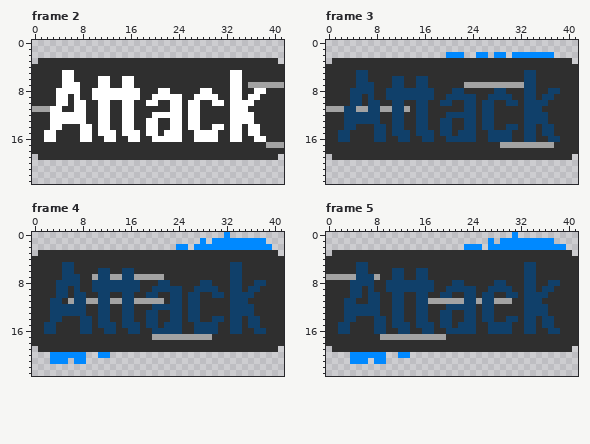
Pixel-art file, stored at Assets/Sprites/Renders/battle_gui_attack.aseprite. Above, as it was before the edit.
42x24 pixels, 8 frames. Shown: frame 2, frame 3, frame 4, frame 5. The commit also changed other frames, which this record leaves out.
And afterwards:
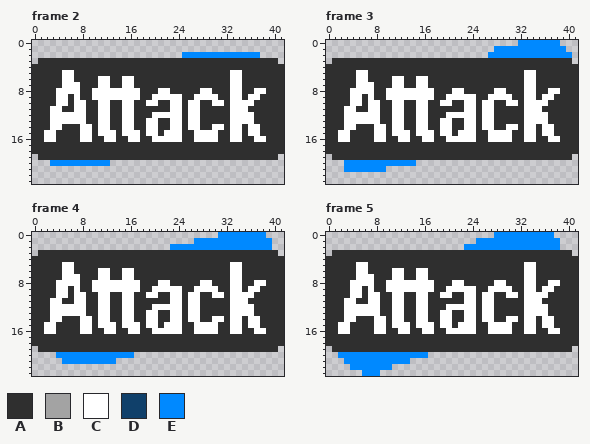
Palette (. is transparent): A #2f2f2f  B #a3a3a3  C #ffffff  D #10406a  E #0089ff
What changed:
Changed rows in their new state; - is an unchanged pixel.
Frame 2, layers "Panel_black", "Panel_blue":
first column x 25:
 2 EEEEEEEEEEEEE
first column x 36:
 7 AAAAAA
first column x 0:
11 AAA
first column x 3:
17 ------------------------------------AAA
20 EEEEEEEEEE-----------------------------
Frame 3, layers "Text", "Panel_black", "Panel_blue":
first column x 0:
 0 --------------------------------EEEEEEE--
 1 ----------------------------EEEEEEEEEEEE-
 2 --------------------...--..E--E-------EEE
 5 -----CC--------------------------CC------
 6 -----CC----CC--CC----------------CC------
 7 -----CCC---CC--CC------AAAAAAAAAACC------
 8 ----CCCC--CCCCCCCC---CC-----CC---CC--CC--
 9 ----CC-C--CCCCCCCC--CCCCC--CCCC--CC-CC---
10 ----CC-CC--CC--CC--CC--CC-CC--CC-CCCC----
11 AAACCAACCAACCA-CC------CC-CC-----CCC-----
12 ---CCCCCC--CC--CC---CCCCC-CC-----CCCC----
13 ---CCCCCC--CC--CC--CC--CC-CC-----CCCC----
14 ---CC---CC-CC--CC--CC--CC-CC--CC-CC-CC---
15 --CC----CC-CCC-CCC-CC-CCC--CCCC--CC-CC---
16 --CC----CC--CC--CC--CCCCC--CCCC--CC--CC--
17 -----------------------------AAAAAAAAA---
20 ---EEEEEEEEEEEE--------------------------
21 ---EEEEEEE-------------------------------
Frame 4, layers "Text", "Panel_black", "Panel_blue":
first column x 2:
 0 -----------------------------E-EEEEEE-
 1 -------------------------E-E---------E
 2 ---------------------E--E-------------
 5 ---CC--------------------------CC-----
 6 ---CC----CC--CC----------------CC-----
 7 ---CCC--ACCAACCAAAAA-----------CC-----
 8 --CCCC--CCCCCCCC---CC-----CC---CC--CC-
 9 --CC-C--CCCCCCCC--CCCCC--CCCC--CC-CC--
10 --CC-CC--CC--CC--CC--CC-CC--CC-CCCC---
11 -CC-ACCAACCAACCAAAAA-CC-CC-----CCC----
12 -CCCCCC--CC--CC---CCCCC-CC-----CCCC---
13 -CCCCCC--CC--CC--CC--CC-CC-----CCCC---
14 -CC---CC-CC--CC--CC--CC-CC--CC-CC-CC--
15 CC----CC-CCC-CCC-CC-CCC--CCCC--CC-CC--
16 CC----CC--CC--CC--CCCCC--CCCC--CC--CC-
17 ------------------AAAAAAAAAA----------
20 -.-----EE--EEEE-----------------------
21 -..-E--EEEEE--------------------------
Frame 5, layers "Text", "Panel_black", "Panel_blue":
first column x 0:
 0 ----------------------------EEE-EEEEEE--
 1 -------------------------EE-E---------E-
 2 --------------------------E------------.
 5 -----CC--------------------------CC-----
 6 -----CC----CC--CC----------------CC-----
 7 AAAAACCCA--CC--CC----------------CC-----
 8 ----CCCC--CCCCCCCC---CC-----CC---CC--CC-
 9 ----CC-C--CCCCCCCC--CCCCC--CCCC--CC-CC--
10 ----CC-CC--CC--CC--CC--CC-CC--CC-CCCC---
11 ---CC--CC--CC--CCAAAAAACCACCAAA--CCC----
12 ---CCCCCC--CC--CC---CCCCC-CC-----CCCC---
13 ---CCCCCC--CC--CC--CC--CC-CC-----CCCC---
14 ---CC---CC-CC--CC--CC--CC-CC--CC-CC-CC--
15 --CC----CC-CCC-CCC-CC-CCC--CCCC--CC-CC--
16 --CC----CC--CC--CC--CCCCC--CCCC--CC--CC-
17 ---------AAAAAAAAAAA--------------------
20 --EE------EE--EEE-----------------------
21 ---E---E--EEEE--------------------------
22 ----EEEEEEE-----------------------------
23 ------EEE-------------------------------
